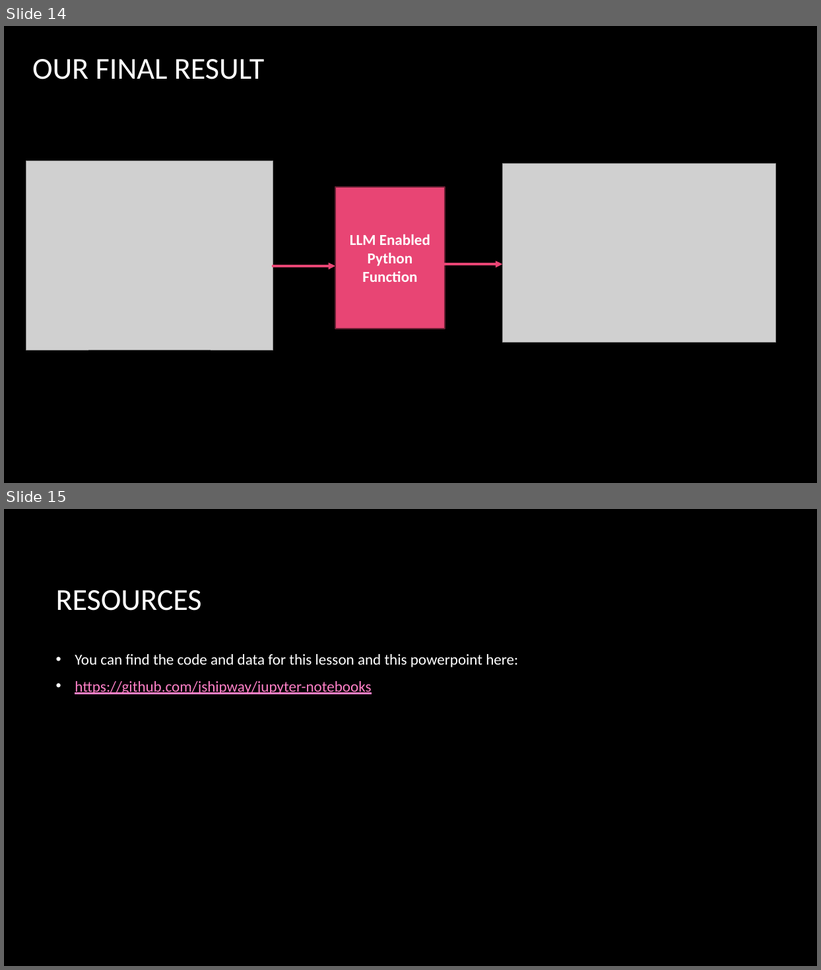
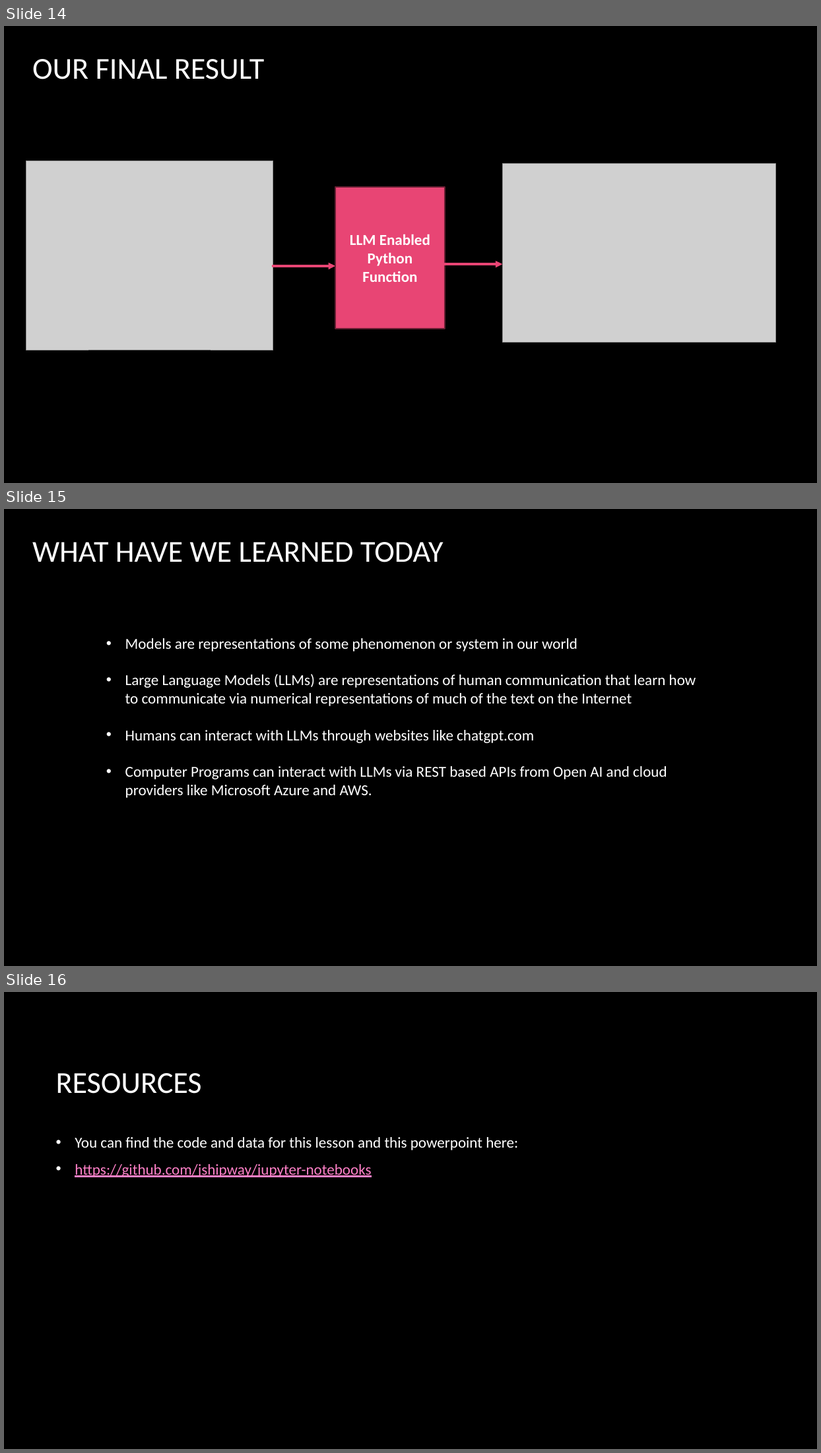
Before and after one commit to jshipway/jupyter-notebooks, a slide deck: John Shipway - Calling LLM from Python.pptx. Shown one above the other, each under a label of ours: slides 14 and 15 before the commit, slides 14, 15 and 16 after it. The pictures are 821x970 and 821x1453 pixels, drawn with LibreOffice and Linux fonts; fonts in the diff are those of the drawing; grey boxes stand for pictures; background and template pictures are left out. Boxes give left, top, right and bottom in pixels: in the first picture for what was removed or moved away, otherwise in the second. Text is boxed around its words. In the diff, an @@ line names an element or a change of style, - is before the commit and + after.

```diff
--- a/John Shipway - Calling LLM from Python.pptx
+++ b/John Shipway - Calling LLM from Python.pptx
@@ slide 15 added at bbox=[4, 509, 817, 966], background picture (left out) @@
@@ title added at bbox=[32, 542, 443, 562], 36 pt, text #FFFFFF @@
+WHAT HAVE WE LEARNED TODAY
@@ text added at bbox=[125, 638, 696, 798], 18 pt, text #FFFFFF @@
+• Models are representations of some phenomenon or system in our world
+• Large Language Models (LLMs) are representations of human communication that learn how to communicate via numerical representations of much of the text on the Internet
+• Humans can interact with LLMs through websites like chatgpt.com
+• Computer Programs can interact with LLMs via REST based APIs from Open AI and cloud providers like Microsoft Azure and AWS.
@@ what was slide 15 is now slide 16 @@
```
